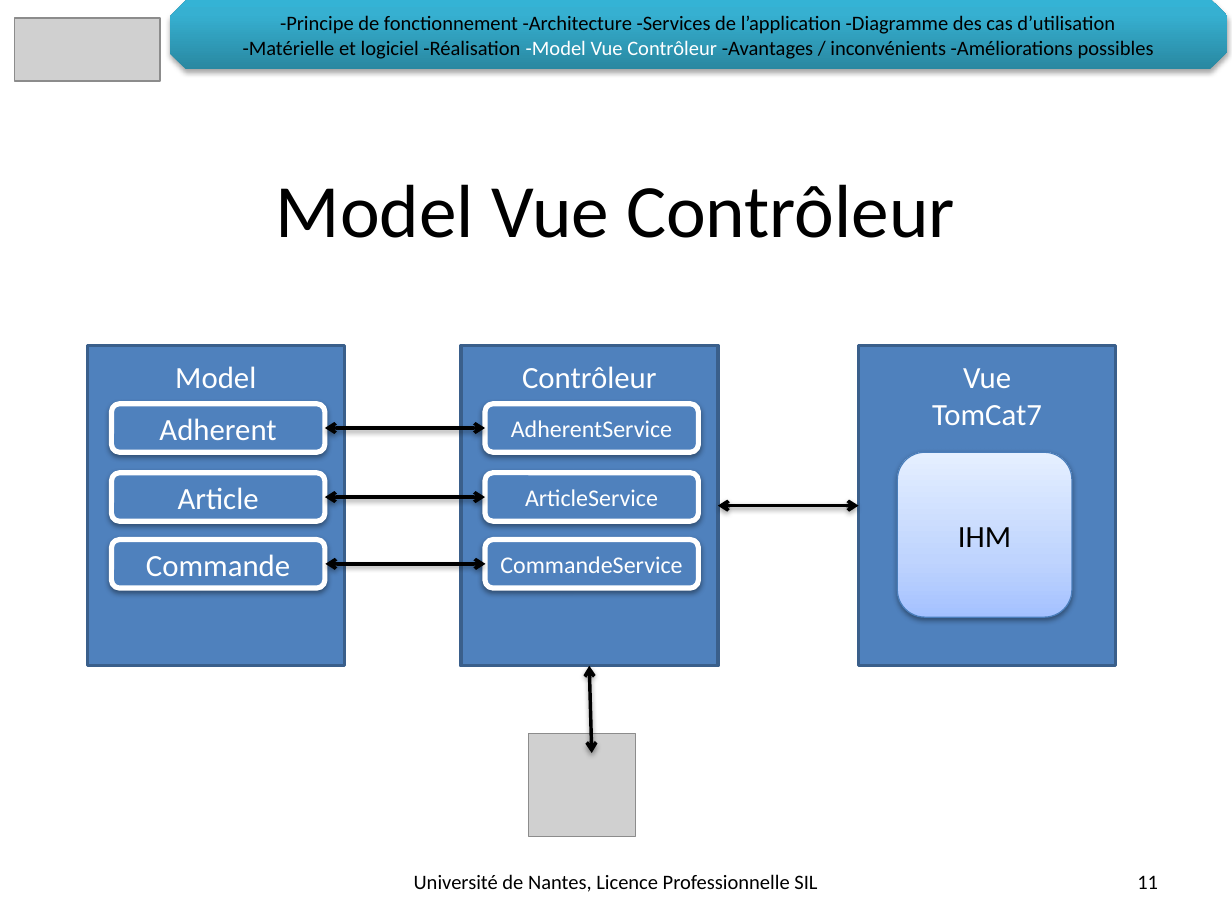
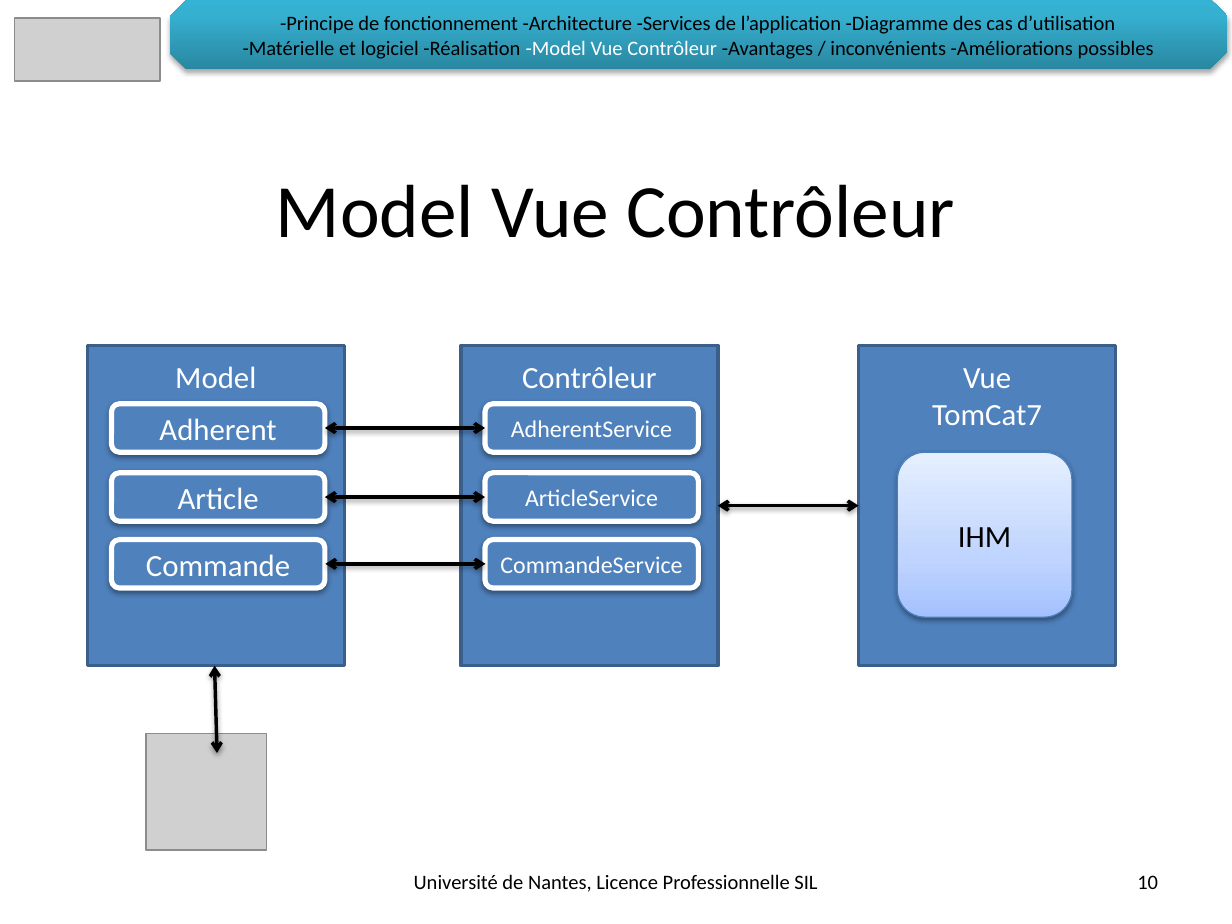
Before and after one commit to LeonardoALARCON/progr3, a slide deck: slide 10 of Documentation/DiapoProg3/PresentationProg3.pptx (slide 11 before the commit). Drawn at 1232x924 pixels with LibreOffice and Linux fonts; fonts in the diff are those of the drawing; grey boxes stand for pictures; background and template pictures are left out. Boxes give left, top, right and bottom in pixels: in the first picture for what was removed or moved away, otherwise in the second. Text is boxed around its words. In the diff, an @@ line names an element or a change of style, - is before the commit and + after.

```diff
--- a/Documentation/DiapoProg3/PresentationProg3.pptx
+++ b/Documentation/DiapoProg3/PresentationProg3.pptx
@@ double arrow moved from (591, 753) - (589, 665) to (217, 753) - (214, 665) @@
@@ picture resized from (x1=529, y1=733, x2=636, y2=835) to (x1=145, y1=733, x2=266, y2=849) @@
@@ page number at (x1=1137, y1=875, x2=1158, y2=889): text changed @@
-11
+10
```
Also in this commit, not shown: 5 other slides changed, 1 slide removed, 1 other file.
